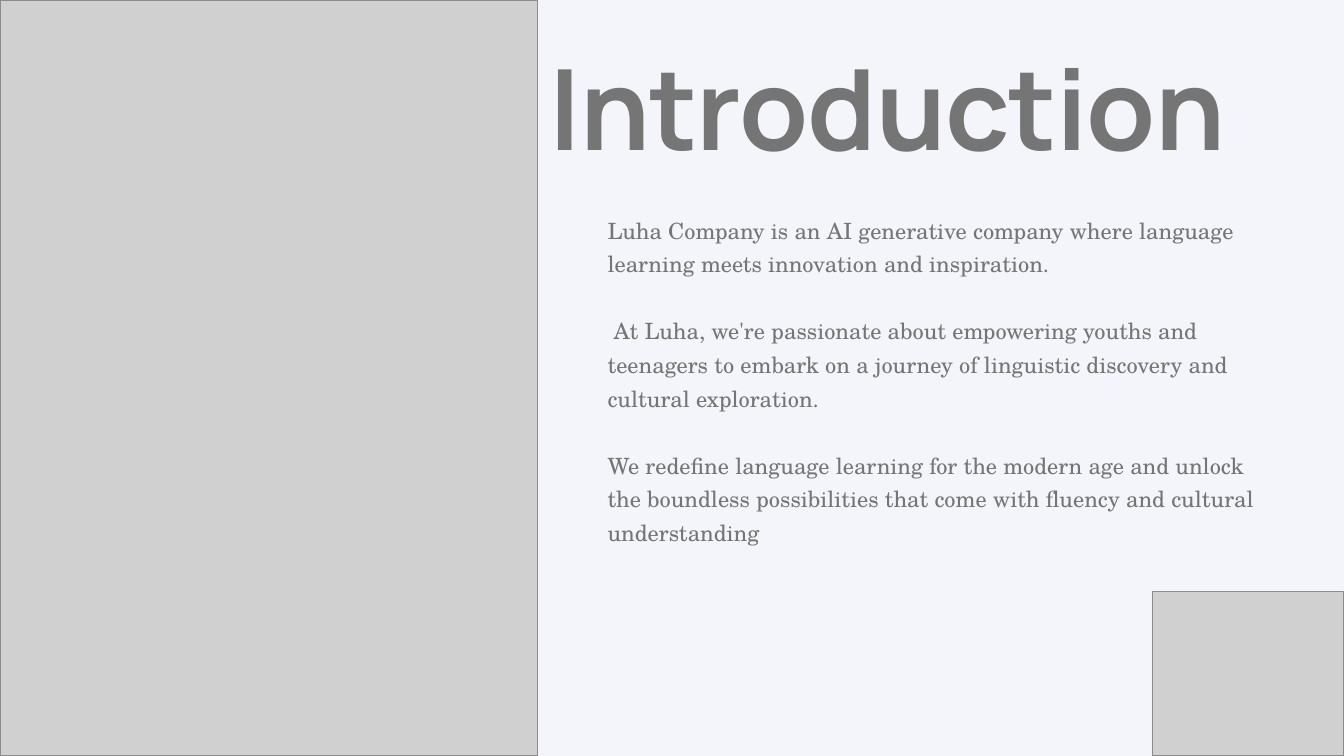
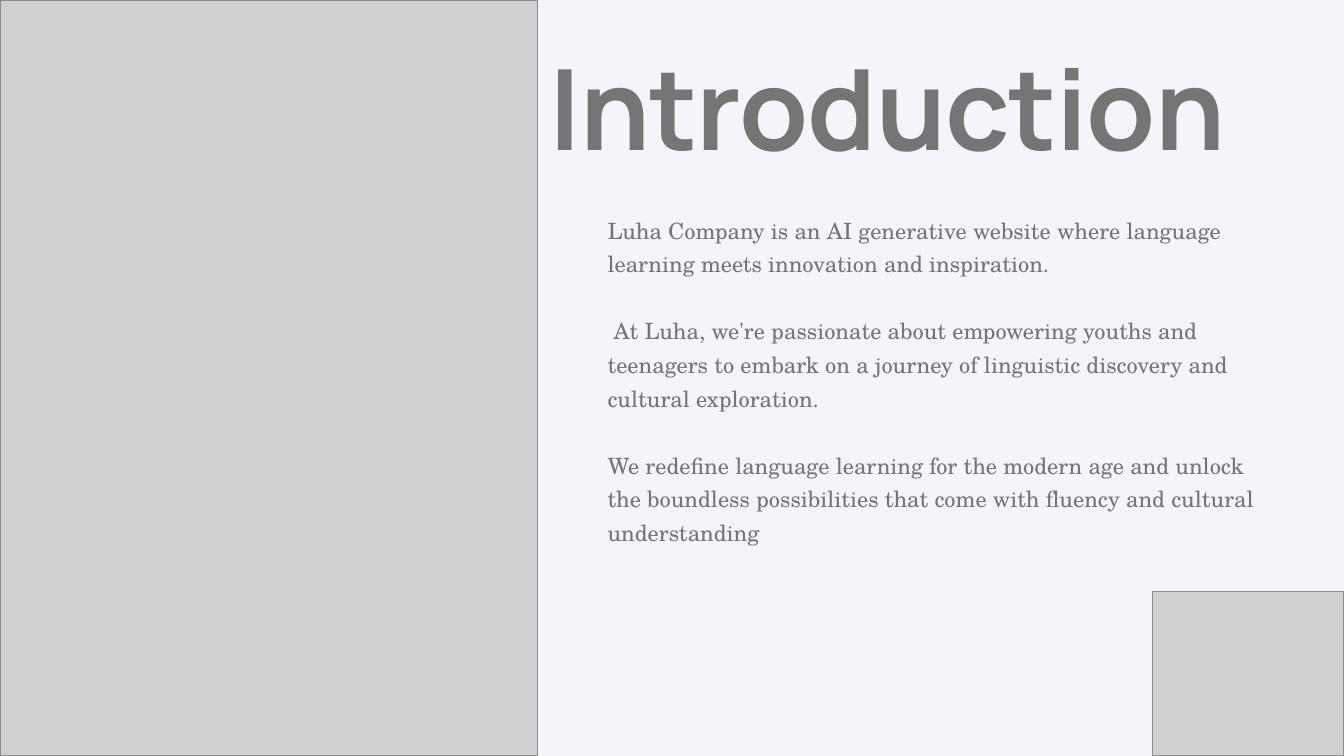
Before and after one commit to SusanGicheru07/pitch-deck, a slide deck: slide 2 of LUHA COMPANY.pptx. Drawn at 1344x756 pixels with LibreOffice and Linux fonts; fonts in the diff are those of the drawing; grey boxes stand for pictures. Boxes give left, top, right and bottom in pixels: in the first picture for what was removed or moved away, otherwise in the second. Text is boxed around its words. In the diff, an @@ line names an element or a change of style, - is before the commit and + after.

```diff
--- a/LUHA COMPANY.pptx
+++ b/LUHA COMPANY.pptx
@@ text at (608,222,1221,277): text changed @@
-Luha Company is an AI generative company where language learning meets innovation and inspiration.
+Luha Company is an AI generative website where language learning meets innovation and inspiration.
```
Also in this commit, not shown: 1 other slide changed.
